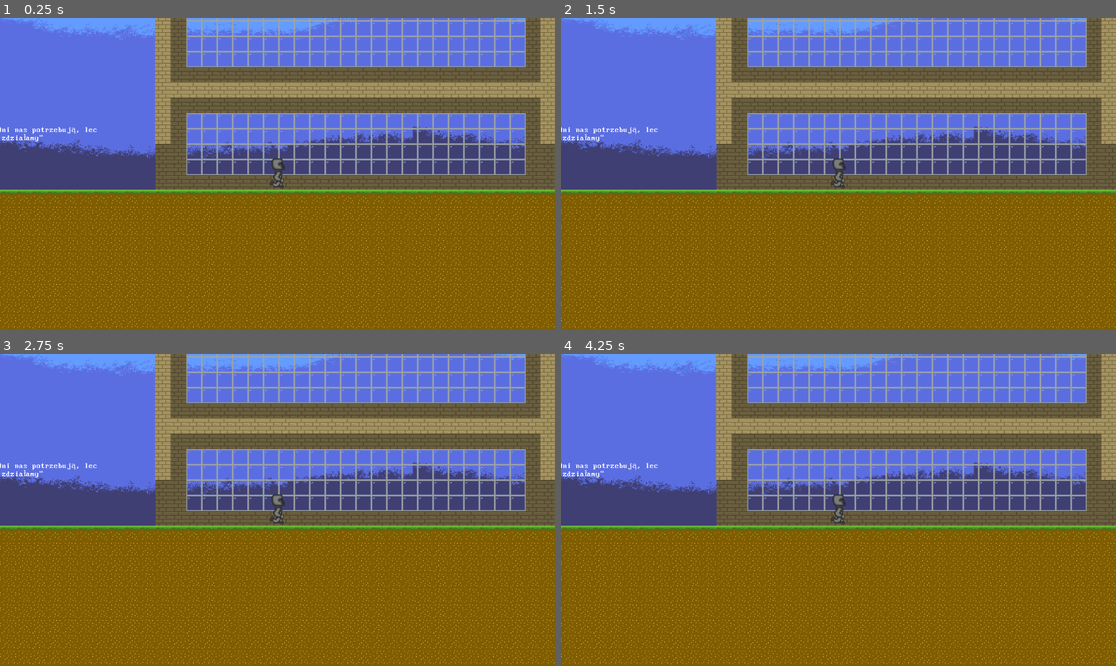
Above: before the commit, frames 1-4 (two rows, left to right).
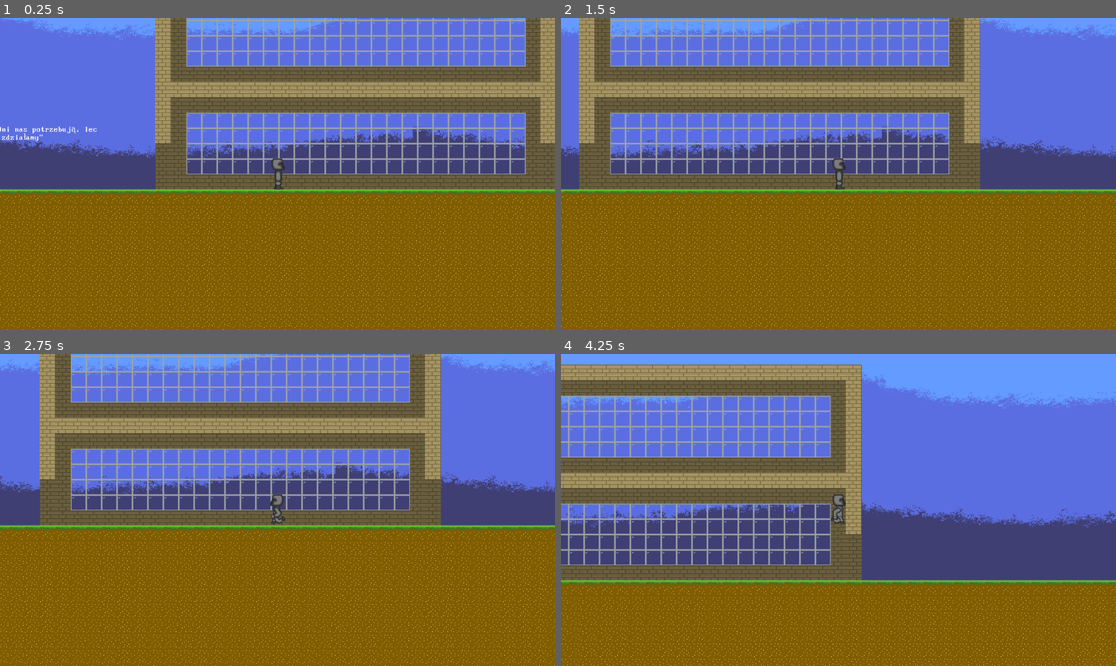
Above: after the commit, the same moments.

Repository: DjNikom/CTRLMINDDELETE2025
Game: Godot game, scene res://sceny/mapa_start.tscn
Same seed, same stepped clock (60 frames per second), same inputs: the game is played once before the commit and once after it. This scene is started directly instead of the project's main scene.
Inputs:
- Up to frame 1 (0.25 s): no input
- Up to frame 2 (1.5 s): tap Enter (ui_accept) at 0.5, 0.77 s; hold Right (ui_right) from 0.53 s (still down)
- Up to frame 3 (2.75 s): tap Enter (ui_accept) at 1.52 s; release Right (ui_right) at 2.03 s; hold Left (ui_left) from 2.03 s (still down)
- Up to frame 4 (4.25 s): release Left (ui_left) at 2.78 s; hold Right (ui_right) from 2.78 s (still down); tap Enter (ui_accept) at 3.02, 3.77 s

The runs differ from the first frame. In frame 1, 8.5% of the frame differs, in the area x 0-100%, y 0-100%; in frame 2, 35%; in frame 3, 33%; in frame 4, 66%.
Error before the commit: Parse Error: Identifier "current_health" not declared in the current scope. (res://player/gracz.gd:49)

Commit message:
stary inicjuj zmienne idioto

Diff:
--- a/new-game-project/player/gracz.gd
+++ b/new-game-project/player/gracz.gd
@@ -4,6 +4,9 @@
 const SPEED = 300.0
 const JUMP_VELOCITY = -400.0
 var djumped = false
+
+var current_health = 100
+var max_health = 100
 
 func _ready() -> void:
 	$AnimatedSprite2D.frame = 1
